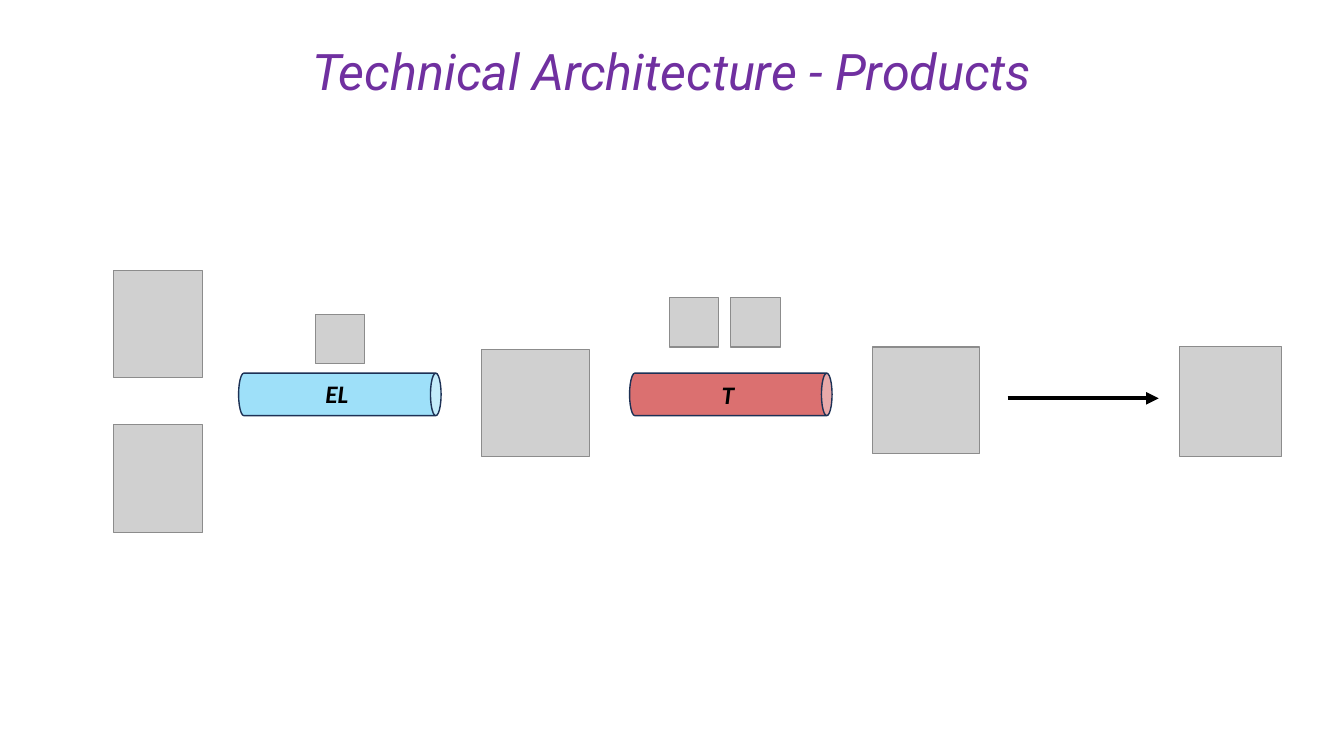
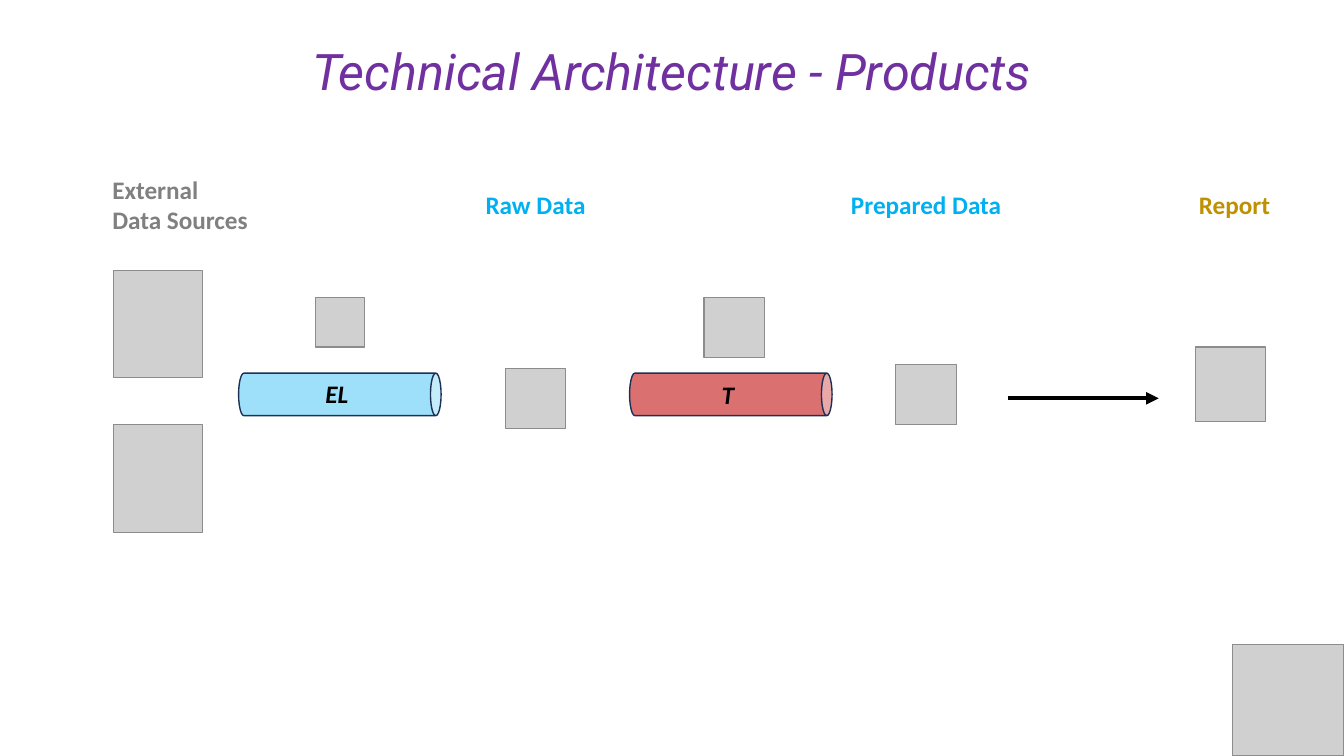
Before and after one commit to cesaramehri/Firn_CaseStudyTest, a slide deck: slide 6 of Case Study - Presentation.pptx. Drawn at 1344x756 pixels with LibreOffice and Linux fonts; fonts in the diff are those of the drawing; grey boxes stand for pictures. Boxes give left, top, right and bottom in pixels: in the first picture for what was removed or moved away, otherwise in the second. Text is boxed around its words. In the diff, an @@ line names an element or a change of style, - is before the commit and + after.

```diff
--- a/Case Study - Presentation.pptx
+++ b/Case Study - Presentation.pptx
@@ group added at (x1=112, y1=181, x2=1270, y2=229): 4 texts @@
+Raw Data
+External
+Data Sources
+Prepared Data
+Report
@@ picture moved from (x1=316, y1=315, x2=365, y2=364) to (x1=316, y1=297, x2=365, y2=347) @@
@@ picture removed at (x1=669, y1=297, x2=719, y2=347) @@
@@ picture resized from (x1=731, y1=297, x2=780, y2=347) to (x1=704, y1=297, x2=764, y2=358) @@
@@ picture resized from (x1=1181, y1=347, x2=1282, y2=457) to (x1=1196, y1=347, x2=1266, y2=421) @@
@@ picture resized from (x1=482, y1=350, x2=589, y2=457) to (x1=505, y1=368, x2=566, y2=429) @@
@@ picture resized from (x1=873, y1=347, x2=980, y2=454) to (x1=896, y1=365, x2=957, y2=425) @@
@@ picture added at (x1=1233, y1=645, x2=1344, y2=756) @@
```
Also in this commit, not shown: 8 other slides changed, 7 slides added, 5 other files.
